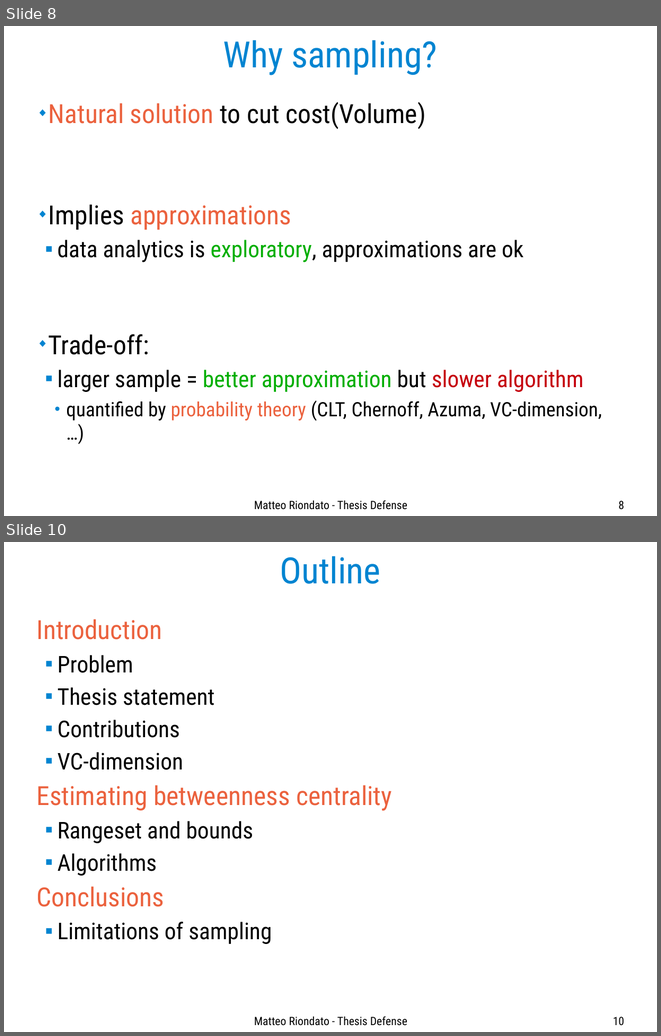
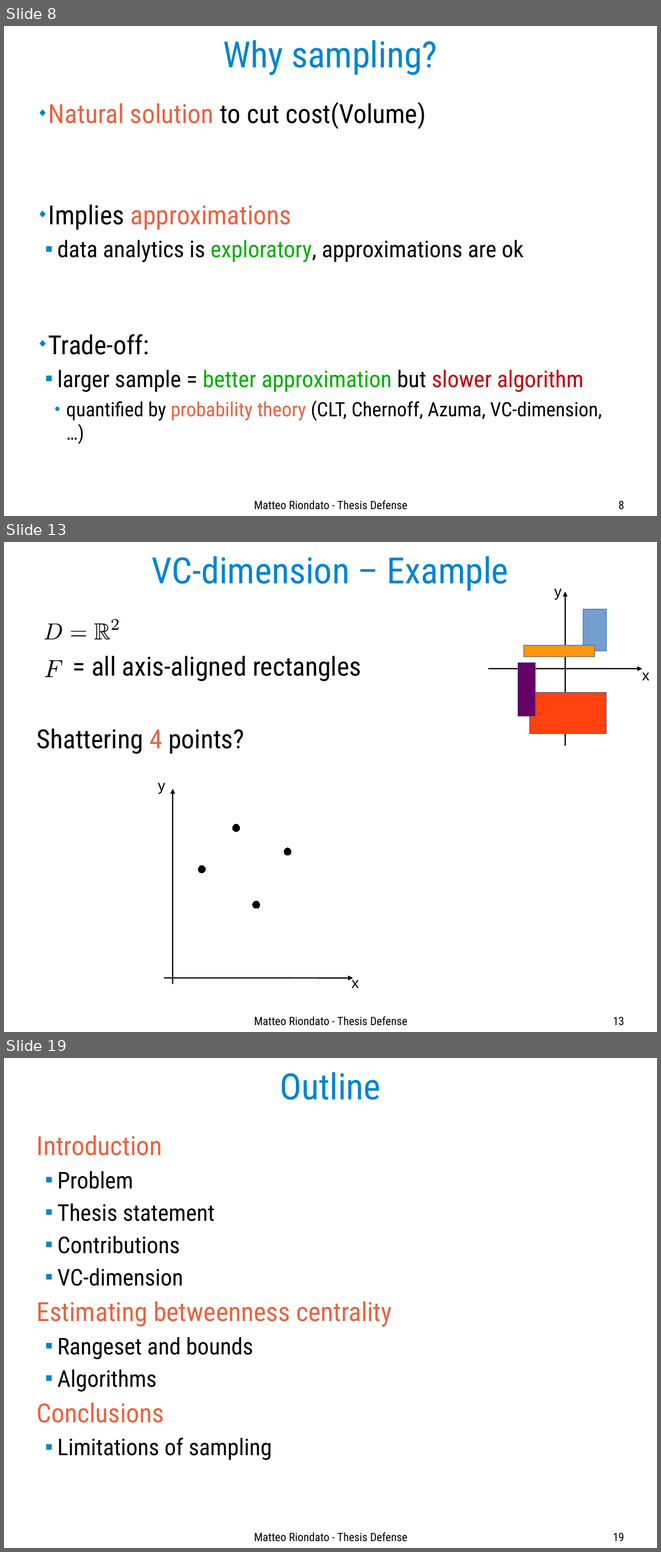
Before and after one commit to ZhizhongIsaacChen/dissertation, a slide deck: defense/Defense-talk.odp. Shown one above the other, each under a label of ours: slides 8 and 10 before the commit, slides 8, 13 and 19 after it; the slides between them are not shown. The pictures are 661x1036 and 661x1552 pixels, drawn with LibreOffice and Linux fonts; fonts in the diff are those of the drawing. Boxes give left, top, right and bottom in pixels: in the first picture for what was removed or moved away, otherwise in the second. Text is boxed around its words. In the diff, an @@ line names an element or a change of style, - is before the commit and + after.

```diff
--- a/defense/Defense-talk.odp
+++ b/defense/Defense-talk.odp
@@ slide 13 added at bbox=[4, 542, 657, 1032], background #FFFFFF @@
@@ title added at bbox=[152, 556, 509, 591], 44 pt, text #0084D1 @@
+VC-dimension – Example
@@ text added at bbox=[554, 589, 562, 599], 18 pt, text #000000 @@
+y
@@ arrow added from (565, 746) to (565, 592), #000000 1.45 pt @@
@@ group added at bbox=[43, 619, 120, 640]: 5 freeform shapes @@
@@ rectangle added at bbox=[583, 609, 607, 651], fill #729FCF, outline #3465A4 0 pt @@
@@ rectangle added at bbox=[523, 645, 595, 657], fill #FF950E, outline #3465A4 0 pt @@
@@ text added at bbox=[37, 655, 361, 754], 32 pt, text #000000 @@
+= all axis-aligned rectangles
+Shattering 4 points?
@@ freeform shape added at bbox=[44, 660, 63, 677], fill #FFFFFF @@
@@ freeform shape added at bbox=[45, 661, 63, 677], fill #000000 @@
@@ arrow added from (488, 669) to (642, 669), #000000 1.45 pt @@
@@ rectangle added at bbox=[518, 663, 536, 716], fill #660066, outline #3465A4 0 pt @@
@@ text added at bbox=[642, 672, 650, 680], 18 pt, text #000000 @@
+x
@@ rectangle added at bbox=[530, 693, 607, 734], fill #FF420E, outline #3465A4 0 pt @@
@@ text added at bbox=[158, 783, 165, 793], 18 pt, text #000000 @@
+y
@@ arrow added from (173, 984) to (173, 788), #000000 1.45 pt @@
@@ ellipse added at bbox=[233, 824, 240, 832], fill #000000, outline #000000 0 pt @@
@@ ellipse added at bbox=[284, 848, 291, 855], fill #000000, outline #000000 0 pt @@
@@ ellipse added at bbox=[199, 865, 205, 873], fill #000000, outline #000000 0 pt @@
@@ ellipse added at bbox=[253, 901, 260, 909], fill #000000, outline #000000 0 pt @@
@@ arrow added from (164, 978) to (353, 978), #000000 1.45 pt @@
@@ text added at bbox=[352, 977, 359, 988], 18 pt, text #000000 @@
+x
@@ text added at bbox=[254, 1016, 407, 1025], 14 pt, text #000000 @@
+Matteo Riondato - Thesis Defense
@@ page number added at bbox=[613, 1016, 624, 1025], 14 pt, text #000000 @@
+13
@@ what was slide 10 is now slide 19 @@
@@ page number at bbox=[613, 1532, 624, 1541]: text changed @@
-10
+19
```
Also in this commit, not shown: 1 slide changed, 8 other slides added.
